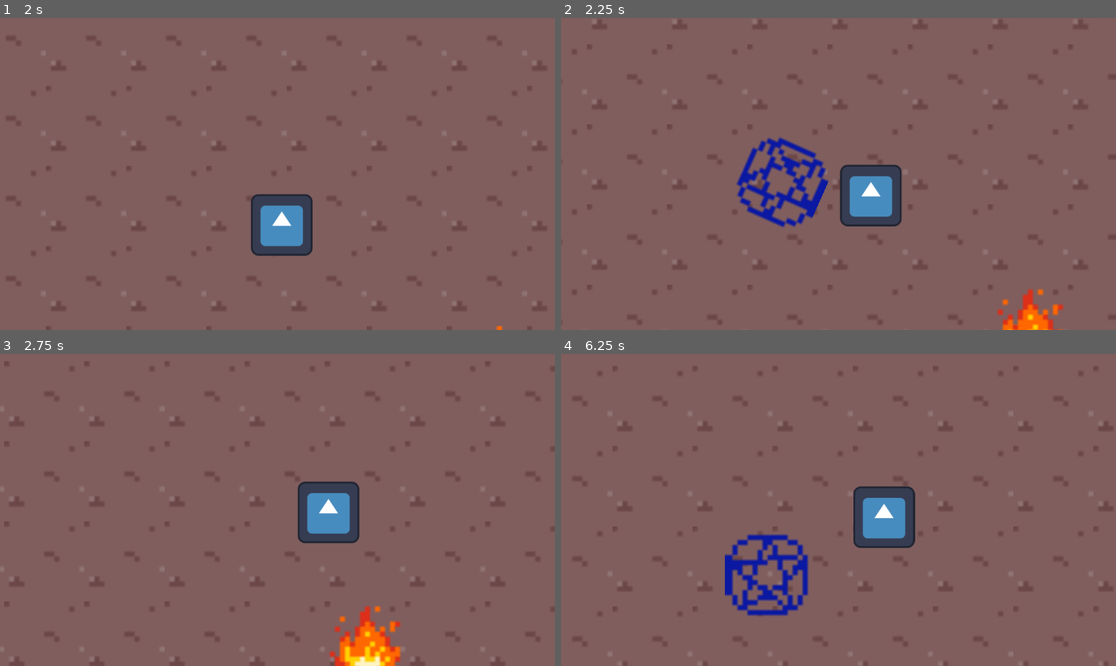
Above: before the commit, frames 1-4 (two rows, left to right).
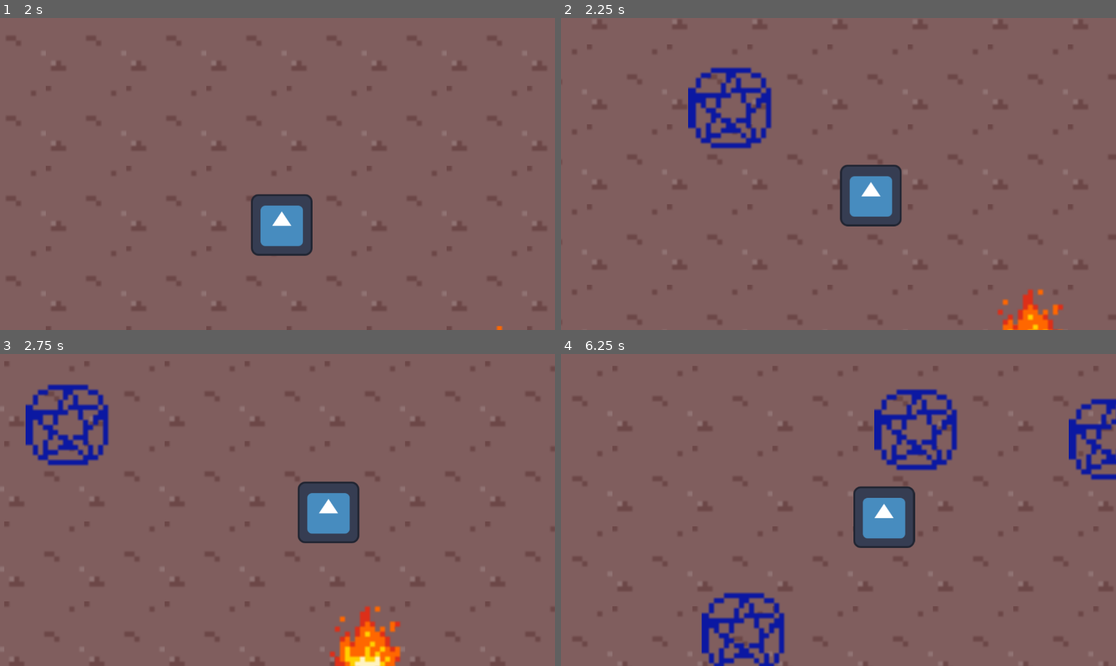
Above: after the commit, the same moments.

Repository: Skyepulse/LudumDare55Matelou
Game: Godot game, scene res://Scenes/mainScene.tscn
Two runs of this game, one before a commit and one after it. Both use one fixed random seed, a clock stepped at 60 frames per second and the inputs below. The engine's default icon, where the game draws it, is replaced by a stand-in: a white triangle on a blue panel in a dark square.
Inputs (mouse positions are in pixels of both pictures, inside the frame that each line leads up to):
- Up to frame 1 (2 s): move the mouse to (399, 158) at 0.52 s; hold D (move_right) 0.53-1.28 s; hold Shift (dash) 0.53-1.28 s; move the mouse to (166, 189) at 1.27 s; hold S (move_down) from 1.28 s (still down); tap E (interact) at 1.35 s
- Up to frame 2 (2.25 s): move the mouse to (894, 105) at 2.02 s; release S (move_down) at 2.03 s; hold D (move_right) from 2.03 s (still down); hold Shift (dash) from 2.03 s (still down)
- Up to frame 3 (2.75 s): keep holding D (move_right); keep holding Shift (dash)
- Up to frame 4 (6.25 s): move the mouse to (810, 572) at 2.77 s; release D (move_right) at 2.78 s; release Shift (dash) at 2.78 s; hold W (move_up) 2.78-3.53 s; tap E (interact) at 2.85, 4.35, 5.85 s; move the mouse to (1005, 556) at 3.52 s; hold Shift (dash) 3.53-4.28 s; hold A (move_left) 3.53-5.03 s; move the mouse to (672, 463) at 4.27 s; move the mouse to (866, 510) at 5.02 s; hold S (move_down) 5.03-5.78 s; hold Shift (dash) 5.03-5.78 s; move the mouse to (755, 432) at 5.77 s; hold D (move_right) from 5.78 s (still down)

Frame 1 is identical in both runs. In frame 2, 4.2% of the frame differs, in the area x 22-49%, y 15-68%; in frame 3, 2.1%; in frame 4, 7.0%, in the area x 25-100%, y 11-100%.

Commit message:
adding features on pentagram spawn

Diff:
--- a/Scenes/large_pentagram_scene.tscn
+++ b/Scenes/large_pentagram_scene.tscn
@@ -1,6 +1,11 @@
-[gd_scene load_steps=3 format=3 uid="uid://cicilcghva3cs"]
+[gd_scene load_steps=5 format=3 uid="uid://cicilcghva3cs"]
 
 [ext_resource type="Script" path="res://Scenes/pentagram.gd" id="1_wmadj"]
+[ext_resource type="Texture2D" uid="uid://8s40rl7nquo0" path="res://tilemaps/tilemap.png" id="2_kktd1"]
+
+[sub_resource type="AtlasTexture" id="AtlasTexture_vu7nd"]
+atlas = ExtResource("2_kktd1")
+region = Rect2(96, 125, 64, 67)
 
 [sub_resource type="CircleShape2D" id="CircleShape2D_ixfj2"]
 
@@ -11,6 +16,7 @@
 script = ExtResource("1_wmadj")
 
 [node name="Sprite2D" type="Sprite2D" parent="Area2D"]
+texture = SubResource("AtlasTexture_vu7nd")
 
 [node name="CollisionShape2D" type="CollisionShape2D" parent="Area2D"]
 shape = SubResource("CircleShape2D_ixfj2")
--- a/Scripts/pentagram_spawner.gd
+++ b/Scripts/pentagram_spawner.gd
@@ -23,34 +23,45 @@
 		var pos = player.global_position
 		inst(pos)
 
-func random_pos(position):
-	#select a random cell around the player
-	var randomx = rng.randf_range(-128.0, 128.0)
+func random_pos(position, pentagram_size):
+	var randomx = 0.0
+	var randomy = 0.0
+	var safety_diameter = 200.0
+	var spawn_range = 256.0
+	if (pentagram_size == "big"):
+		safety_diameter = 350.0
+		spawn_range = 400.0
+	while (Vector2(position.x+randomx,position.y+randomy).distance_to(position)<200.0):
+		#select a random cell around the player
+		randomx = rng.randf_range(-spawn_range, spawn_range)
+		randomy = rng.randf_range(-spawn_range, spawn_range)
+
 	#make sure it doesn't spawn on the player
-
-	var randomy = rng.randf_range(-128.0, 128.0)
-	#make sure it doesn't spawn on the player
-
 	print (Vector2(position.x+randomx, position.y+randomy), position)
 	return Vector2(position.x+randomx, position.y+randomy)
 
 func inst(pos : Vector2) -> void :
-	#generate random position around player
-	var rand_pos = random_pos(pos)
 	#choose big or small pentagram with 1/10 odds
-	var rand_pentagram_size = rng.randi_range(0,10)
+	var rand_pentagram_size = rng.randi_range(0,11)
+	print(rand_pentagram_size)
 
-	#instantiate the pentagram
 	if rand_pentagram_size<10:
+			#generate random position around player
+		var rand_pos = random_pos(pos,"small")
+
+			#instantiate the pentagram
 		var instance = pentagram.instantiate()
 		instance.position = rand_pos
 		add_child(instance)
 	else:
+			#generate random position around player
+		var rand_pos = random_pos(pos,"big")
+
+			#instantiate the pentagram
 		var instance = big_pentagram.instantiate()
 		instance.position = rand_pos
+		print("intstance big")
 		add_child(instance)
-
-# Called when the node enters the scene tree for the first time.
 
 
 func _on_timer_timeout():
